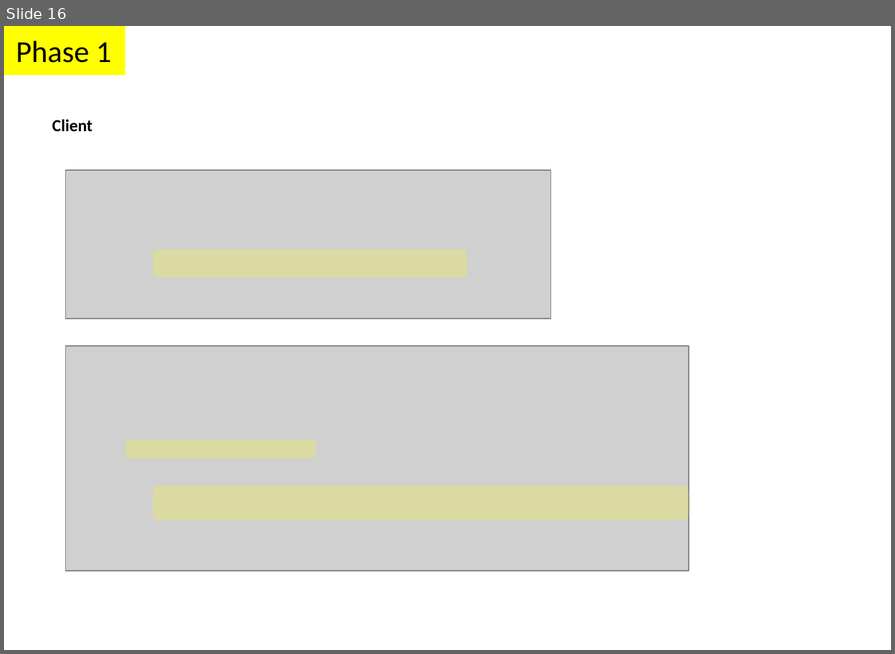
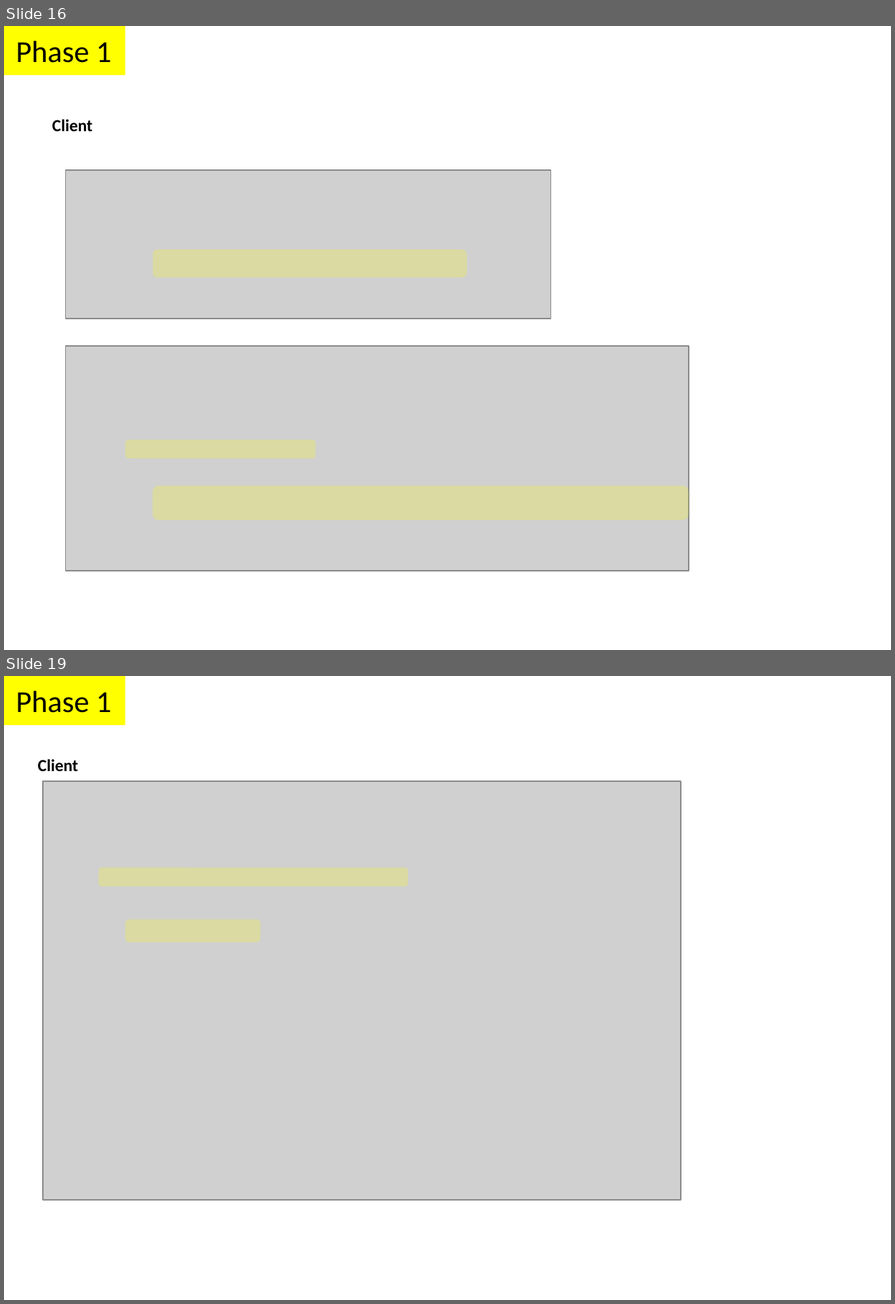
Before and after one commit to parthi2929/awesome-socket-io, a slide deck: Illustrations.pptx. Shown one above the other, each under a label of ours: slide 16 before the commit, slides 16 and 19 after it; the slides between them are not shown. The pictures are 895x654 and 895x1304 pixels, drawn with LibreOffice and Linux fonts; fonts in the diff are those of the drawing; grey boxes stand for pictures. Boxes give left, top, right and bottom in pixels: in the first picture for what was removed or moved away, otherwise in the second. Text is boxed around its words. In the diff, an @@ line names an element or a change of style, - is before the commit and + after.

```diff
--- a/Illustrations.pptx
+++ b/Illustrations.pptx
@@ slide 19 added at <box>4,676,891,1300</box>, background #FFFFFF @@
@@ rectangle added at <box>4,676,126,725</box>, fill #FFFF00, 18 pt, text #000000 @@
+Phase 1
@@ text added at <box>38,759,78,771</box>, 10 pt, text #000000, bold @@
+Client
@@ picture added at <box>43,781,682,1200</box> @@
@@ rounded rectangle added at <box>99,868,409,887</box>, fill #FFFF00 at 22% opacity @@
@@ rounded rectangle added at <box>126,919,261,943</box>, fill #FFFF00 at 22% opacity @@
```
Also in this commit, not shown: 3 other slides added, 8 other files.
